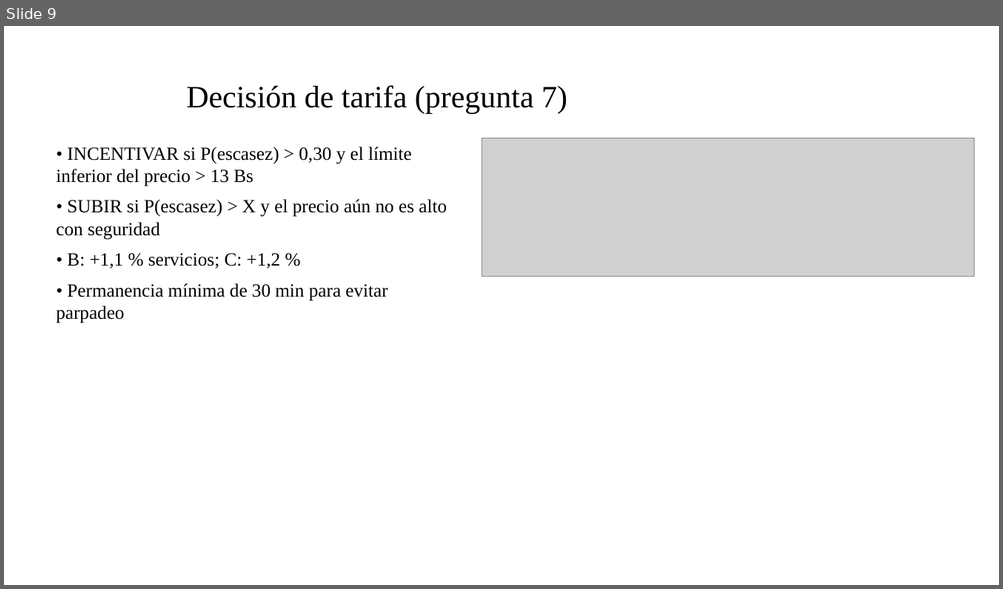
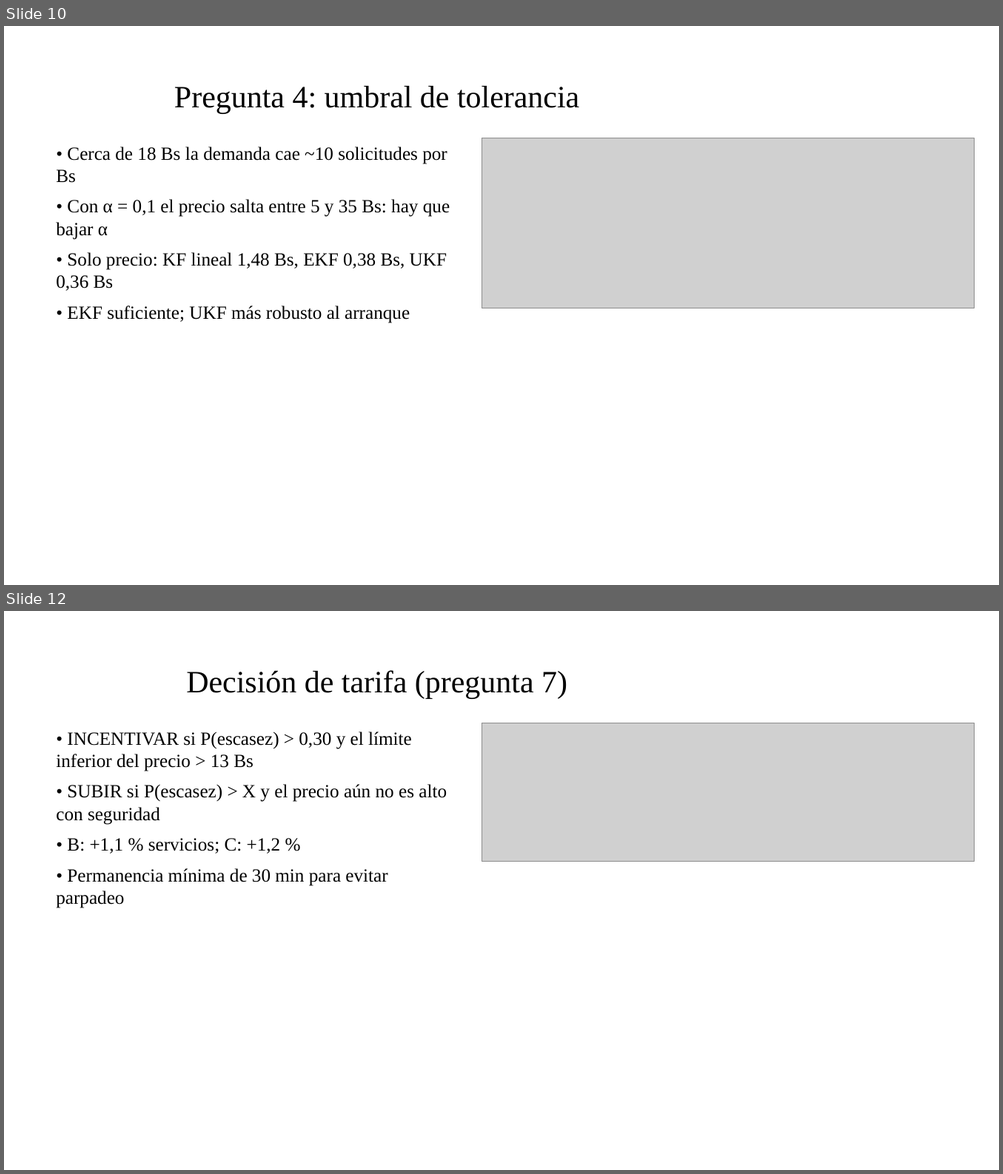
Before and after one commit to Ruben-Cordero/pasajes, a slide deck: informe/presentacion.pptx. Shown one above the other, each under a label of ours: slide 9 before the commit, slides 10 and 12 after it; the slides between them are not shown. The pictures are 1003x589 and 1003x1174 pixels, drawn with LibreOffice and Linux fonts; fonts in the diff are those of the drawing; grey boxes stand for pictures. Boxes give left, top, right and bottom in pixels: in the first picture for what was removed or moved away, otherwise in the second. Text is boxed around its words. In the diff, an @@ line names an element or a change of style, - is before the commit and + after.

```diff
--- a/informe/presentacion.pptx
+++ b/informe/presentacion.pptx
@@ slide 10 added at <box>4,26,999,585</box>, background #FFFFFF @@
@@ title added at <box>174,86,579,113</box>, 30 pt, text #000000 @@
+Pregunta 4: umbral de tolerancia
@@ text added at <box>56,147,449,323</box>, 18 pt, text #000000 @@
+• Cerca de 18 Bs la demanda cae ~10 solicitudes por Bs
+• Con α = 0,1 el precio salta entre 5 y 35 Bs: hay que bajar α
+• Solo precio: KF lineal 1,48 Bs, EKF 0,38 Bs, UKF 0,36 Bs
+• EKF suficiente; UKF más robusto al arranque
@@ picture added at <box>481,138,974,308</box> @@
@@ what was slide 9 is now slide 12 @@
```
Also in this commit, not shown: 1 slide changed, 2 other slides added, 48 other files.
